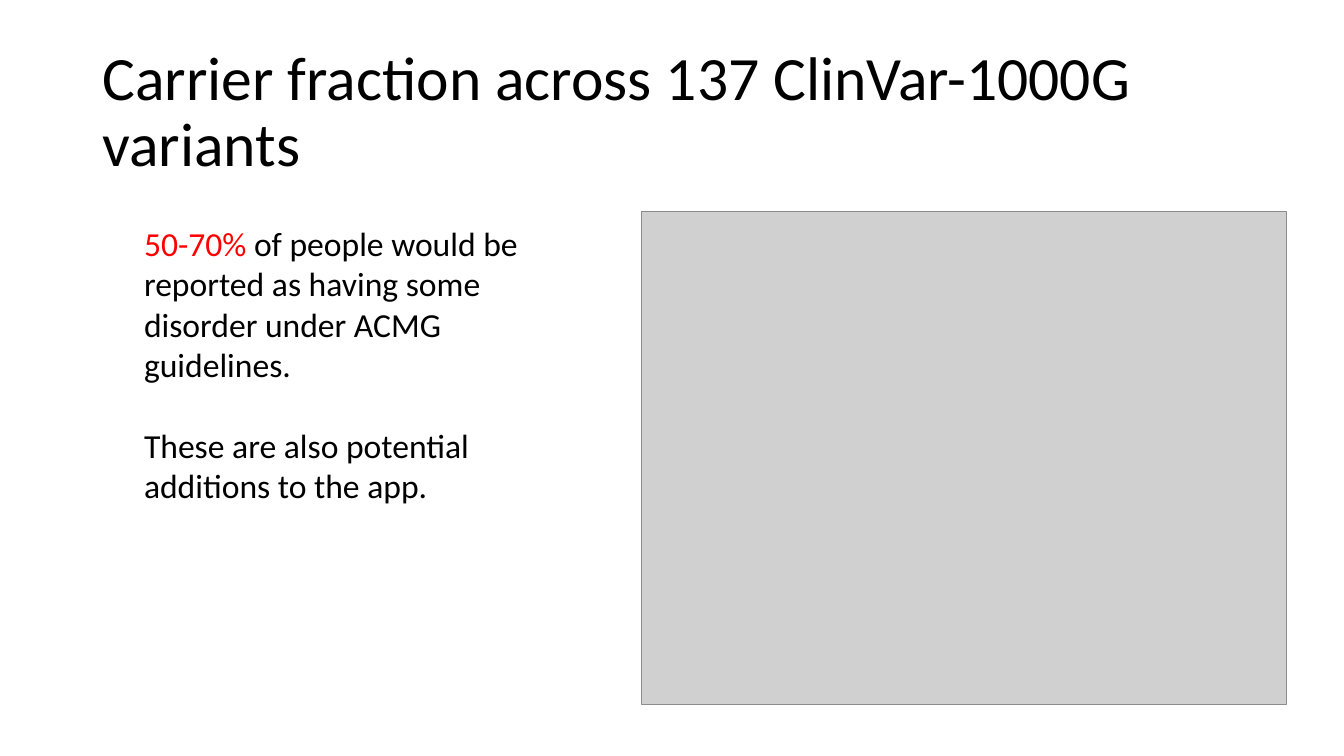
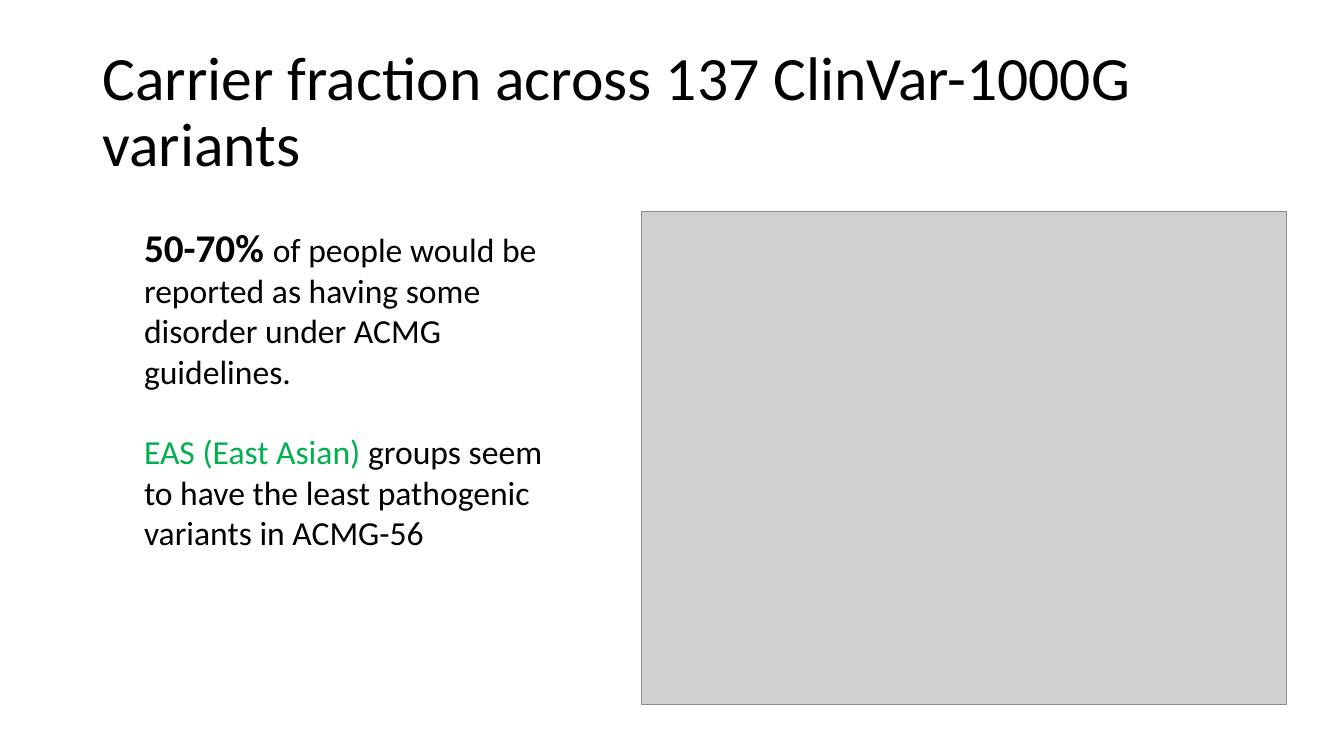
Before and after one commit to dfan/HST-2016, a slide deck: slide 20 of week_6/For_Zak.pptx (slide 19 before the commit). Drawn at 1344x756 pixels with LibreOffice and Linux fonts; fonts in the diff are those of the drawing; grey boxes stand for pictures. Boxes give left, top, right and bottom in pixels: in the first picture for what was removed or moved away, otherwise in the second. Text is boxed around its words. In the diff, an @@ line names an element or a change of style, - is before the commit and + after.

```diff
--- a/week_6/For_Zak.pptx
+++ b/week_6/For_Zak.pptx
@@ text at (144,235,536,390): size 24 to 28 pt, text colour #FF0000 to #000000, bold on in "50-70%" @@
@@ text at (144,439,542,546): text changed @@
-These are also potential additions to the app.
+EAS (East Asian) groups seem to have the least pathogenic variants in ACMG-56
```
Also in this commit, not shown: 16 other slides changed, 2 slides added, 2 slides removed, 20 other files.
